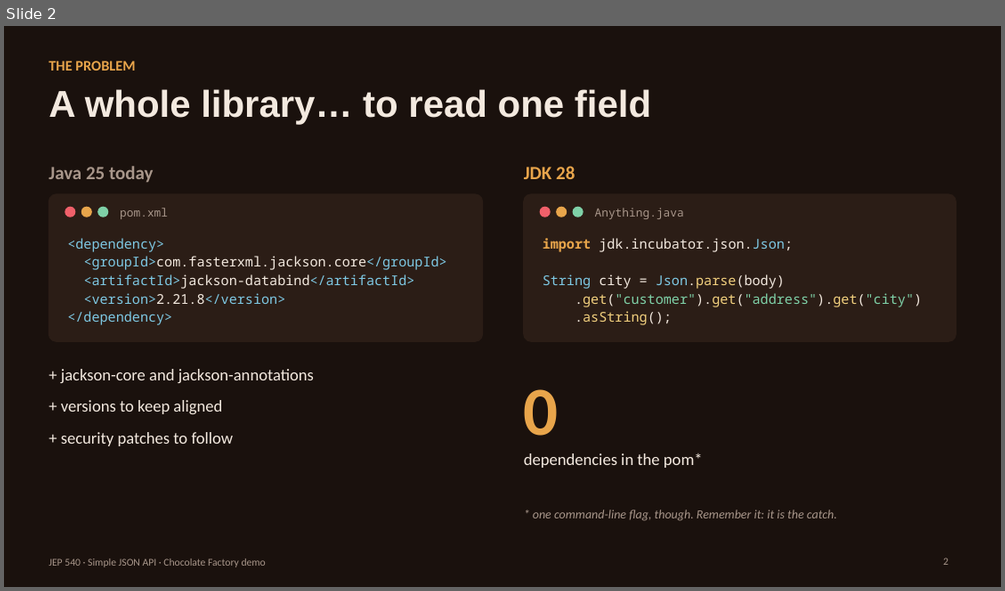
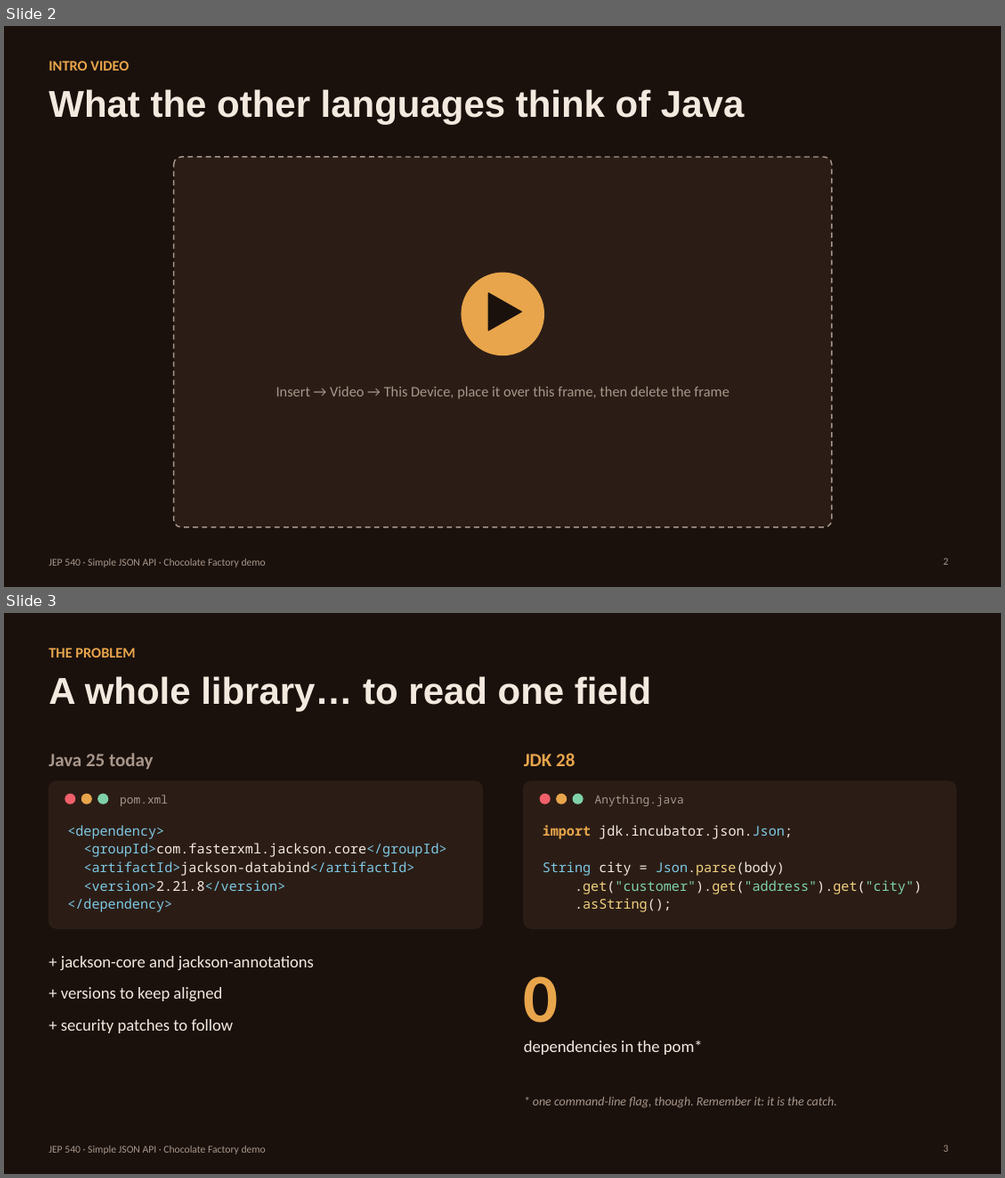
Before and after one commit to masmin2424/presentation, a slide deck: demo2/JEP540-Chocolate-Factory.pptx. Shown one above the other, each under a label of ours: slide 2 before the commit, slides 2 and 3 after it. The pictures are 1005x591 and 1005x1178 pixels, drawn with LibreOffice and Linux fonts; fonts in the diff are those of the drawing. Boxes give left, top, right and bottom in pixels: in the first picture for what was removed or moved away, otherwise in the second. Text is boxed around its words. In the diff, an @@ line names an element or a change of style, - is before the commit and + after.

```diff
--- a/demo2/JEP540-Chocolate-Factory.pptx
+++ b/demo2/JEP540-Chocolate-Factory.pptx
@@ slide 2 added at [4,26,1001,587], background #1A110D; not listed: 1 template element that a slide beside it also shows @@
@@ text added at [48,61,129,70], 14 pt, text #E8A54B, bold @@
+INTRO VIDEO
@@ title added at [48,89,744,124], 36 pt, text #F3E9DF, bold @@
+What the other languages think of Java
@@ rounded rectangle added at [174,157,832,527], fill #2B1D16, outline #A8968A 1.25 pt dashed @@
@@ ellipse added at [461,273,544,355], fill #E8A54B, outline #E8A54B 1 pt @@
@@ triangle added at [488,293,521,330], fill #1A110D, outline #1A110D 1 pt @@
@@ text added at [276,386,728,399], 14 pt, text #A8968A @@
+Insert → Video → This Device, place it over this frame, then delete the frame
@@ page number added at [943,557,948,564], 10 pt, text #A8968A @@
+2
@@ what was slide 2 is now slide 3 @@
```
Also in this commit, not shown: 7 slides changed, 11 other files.
